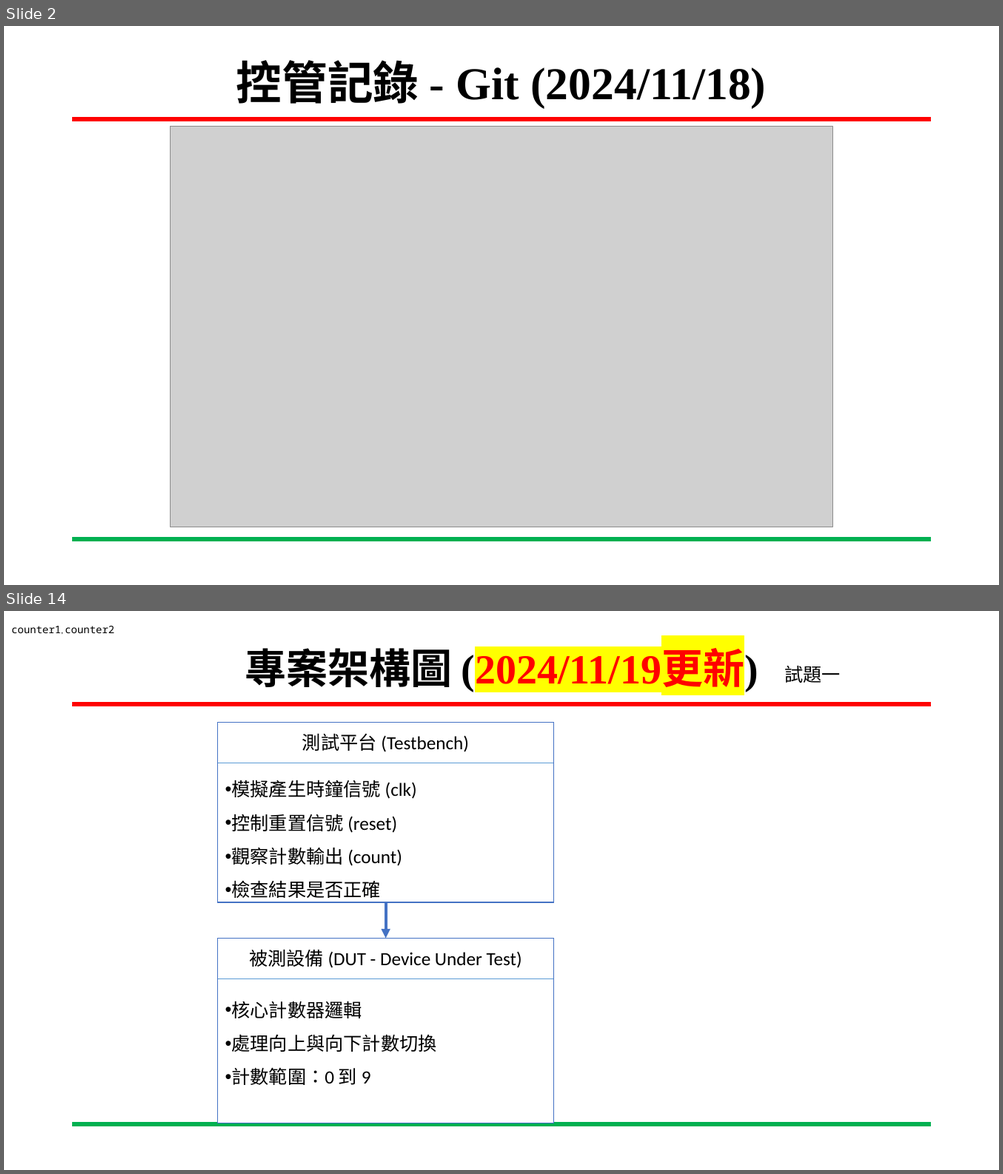
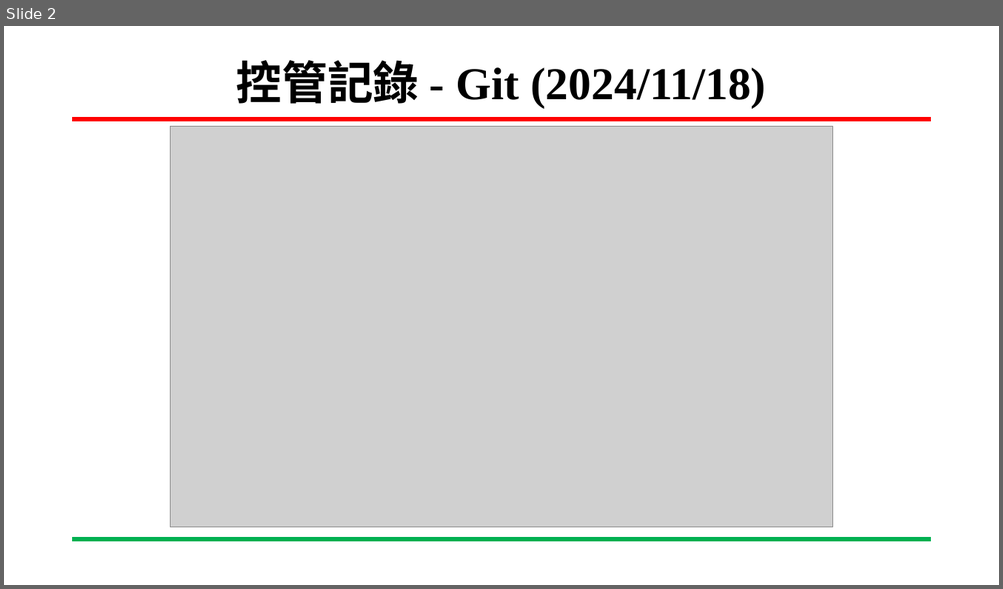
Before and after one commit to wsy0331/SOC-Lab, a slide deck: 專案進度報告_吳紹郁_20241213.pptx. Shown one above the other, each under a label of ours: slides 2 and 14 before the commit, slide 2 after it; the slides between them are not shown. The pictures are 1003x1174 and 1003x589 pixels, drawn with LibreOffice and Linux fonts; fonts in the diff are those of the drawing; grey boxes stand for pictures; background and template pictures are left out. Boxes give left, top, right and bottom in pixels: in the first picture for what was removed or moved away, otherwise in the second. Text is boxed around its words. In the diff, an @@ line names an element or a change of style, - is before the commit and + after.

```diff
--- a/專案進度報告_吳紹郁_20241213.pptx
+++ b/專案進度報告_吳紹郁_20241213.pptx
@@ slide 14 removed at (x1=4, y1=611, x2=999, y2=1170), background #FFFFFF; not listed: 2 template elements that a slide beside it also shows @@
@@ text removed at (x1=11, y1=626, x2=114, y2=633) @@
-counter1, counter2
@@ title removed at (x1=244, y1=648, x2=758, y2=691) @@
-專案架構圖 (2024/11/19更新)
@@ text removed at (x1=785, y1=666, x2=841, y2=683) @@
-試題一
@@ rectangle removed at (x1=218, y1=722, x2=554, y2=903) @@
@@ text removed at (x1=302, y1=733, x2=469, y2=752) @@
-測試平台 (Testbench)
@@ line removed from (218, 763) to (554, 763) @@
@@ text removed at (x1=231, y1=780, x2=417, y2=898) @@
-• 模擬產生時鐘信號 (clk)
-• 控制重置信號 (reset)
-• 觀察計數輸出 (count)
-• 檢查結果是否正確
@@ arrow removed from (386, 903) to (386, 939) @@
@@ rectangle removed at (x1=218, y1=939, x2=554, y2=1124) @@
@@ text removed at (x1=249, y1=949, x2=522, y2=968) @@
-被測設備 (DUT - Device Under Test)
@@ line removed from (218, 980) to (554, 980) @@
@@ text removed at (x1=231, y1=1001, x2=436, y2=1085) @@
-• 核心計數器邏輯
-• 處理向上與向下計數切換
-• 計數範圍：0 到 9
```
Also in this commit, not shown: 12 slides changed, 2 slides added, 6 other slides removed.
